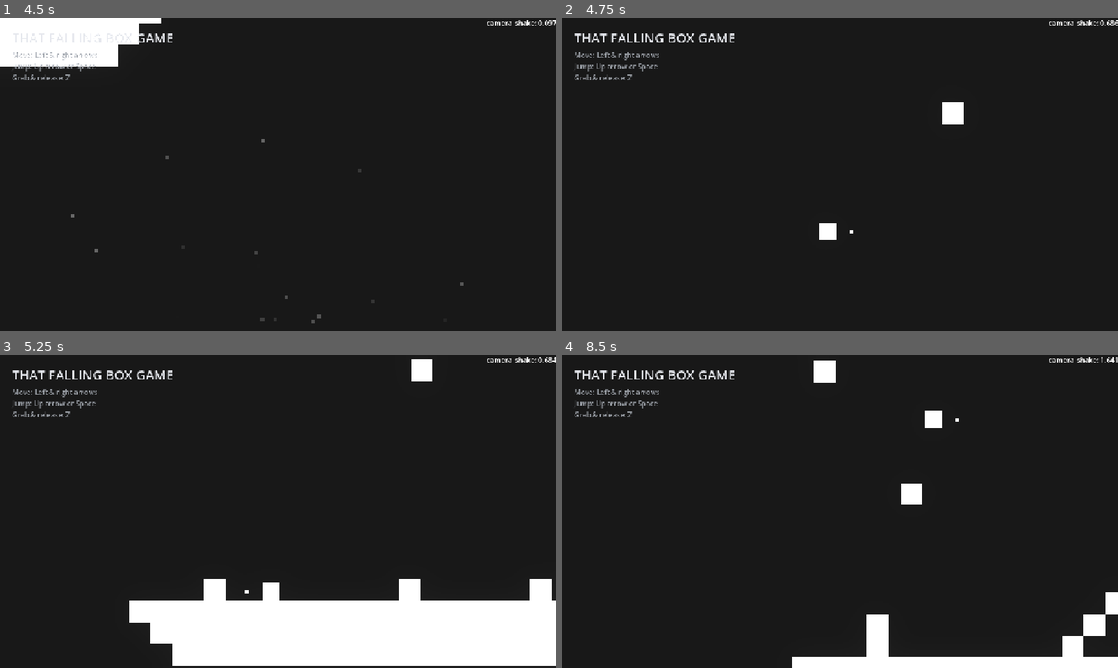
Above: before the commit, frames 1-4 (two rows, left to right).
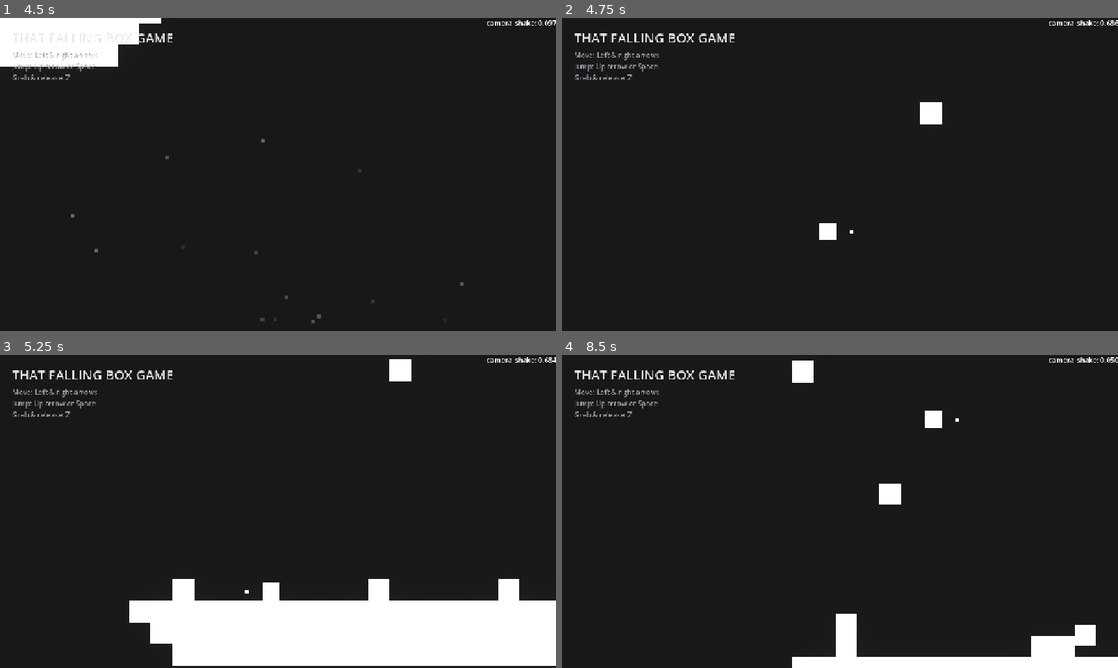
Above: after the commit, the same moments.

Repository: itsMapleLeaf/falling-box
Game: Godot game, scene res://src/main.tscn
Two runs of this game, one before a commit and one after it. Both use one fixed random seed, a clock stepped at 60 frames per second and the inputs below.
Inputs (mouse positions are in pixels of both pictures, inside the frame that each line leads up to):
- Up to frame 1 (4.5 s): click (222, 174) at 0.52 s; type "12" at 0.6 s; click (250, 190) at 0.75 s; type "12" at 0.83 s; click (316, 190) at 0.98 s; type "12" at 1.07 s; click "Host" at 1.25 s; tap Enter at 2 s; move the mouse to (400, 158) at 2.02 s; hold Right (move_right) 2.03-2.75 s; tap I at 2.1 s; click (400, 158) at 2.17 s; tap Up (jump) at 2.27 s; drag from (166, 190) to (294, 240) at 2.77 s; move the mouse to (333, 105) at 3.52 s; hold Right (move_right) 3.53-4.25 s; tap Alt at 3.6 s; drag from (250, 237) to (111, 127) at 4.27 s
- Up to frame 2 (4.75 s): no input
- Up to frame 3 (5.25 s): move the mouse to (444, 558) at 5.02 s; hold Left (move_left) from 5.03 s (still down); tap I at 5.1 s
- Up to frame 4 (8.5 s): tap Up (jump) at 5.27, 8.27 s; release Left (move_left) at 5.75 s; drag from (673, 464) to (823, 577) at 5.77 s; move the mouse to (867, 511) at 6.52 s; hold Left (move_left) 6.53-7.25 s; tap Alt at 6.6 s; click (867, 511) at 6.67 s; drag from (756, 433) to (728, 527) at 7.27 s; move the mouse to (962, 495) at 8.02 s; hold Right (move_right) from 8.03 s (still down); tap I at 8.1 s

Frame 1 is identical in both runs. In frame 2, 0.6% of the frame differs, in the area x 64-73%, y 26-34%; in frame 3, 2.2%; in frame 4, 3.1%, in the area x 41-100%, y 0-97%.

Commit message:
fix field alignment in online

Diff:
--- a/src/online_game.tscn
+++ b/src/online_game.tscn
@@ -8,7 +8,6 @@
 
 [node name="Game" parent="." unique_id=457481078 instance=ExtResource("2_4o0je")]
 unique_name_in_owner = true
-position = Vector2(28, -2)
 
 [node name="PlayerMultiplayerSpawner" type="MultiplayerSpawner" parent="." unique_id=1099491411]
 unique_name_in_owner = true
